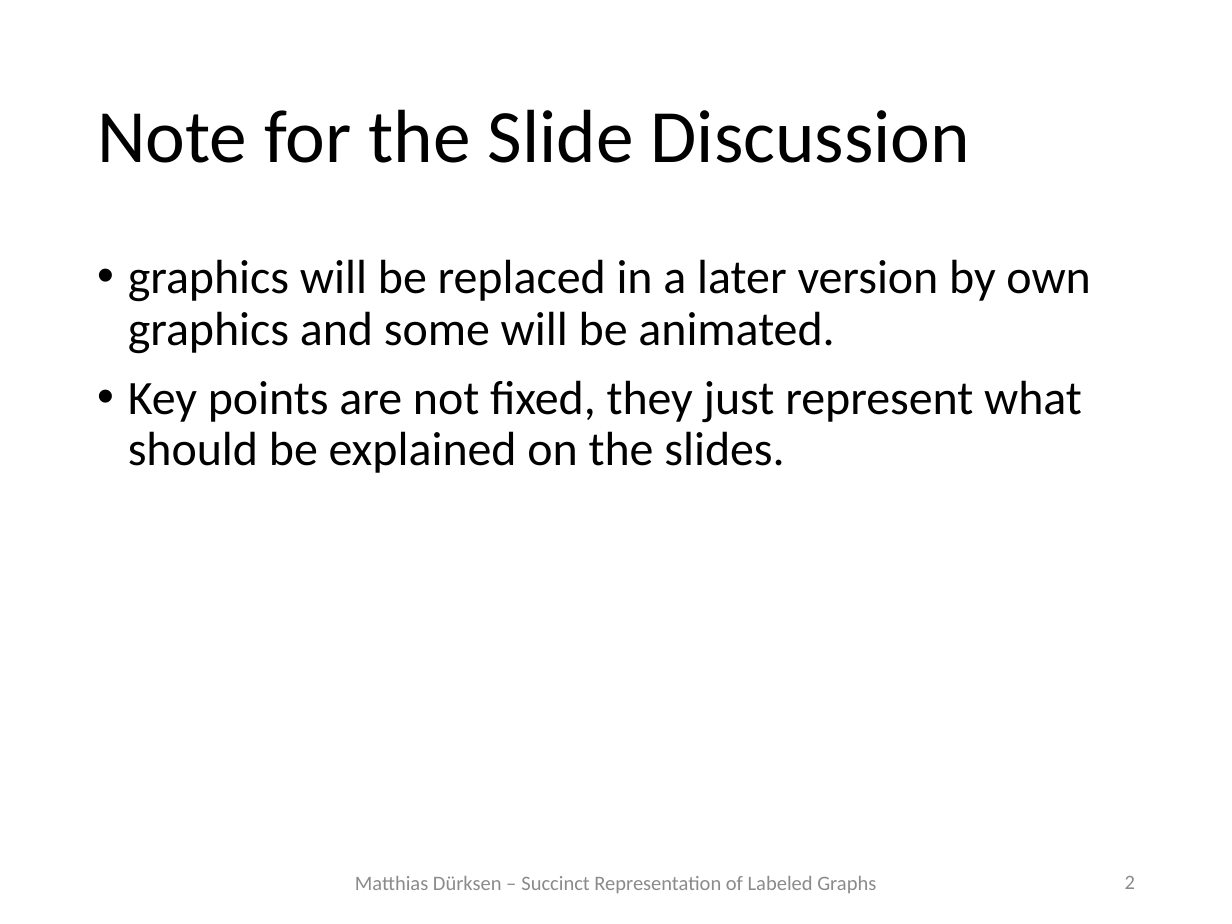
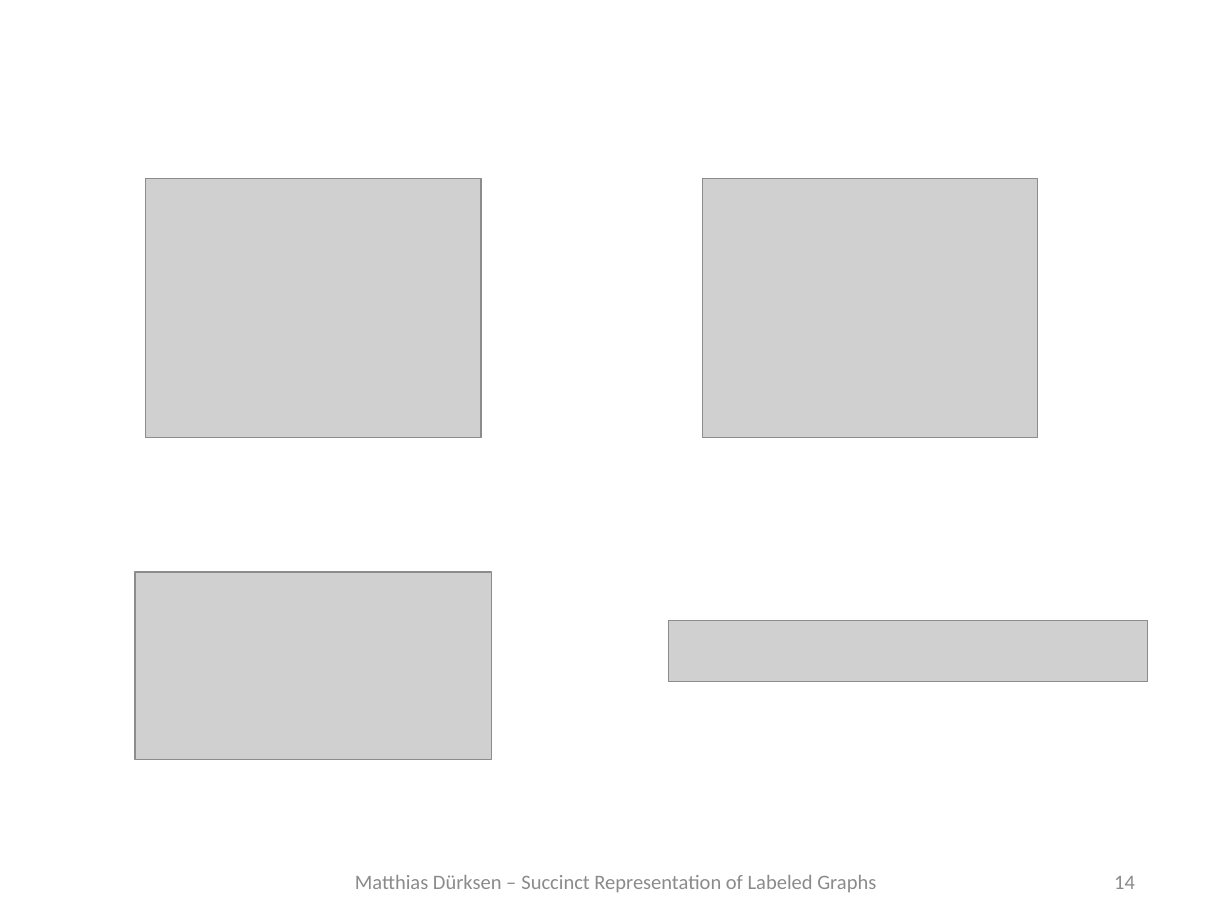
Before and after one commit to MatthiasDuerksen/Seminar_AlgCompressedGraphs, a slide deck: slide 14 of Talk/secondVersion/Talk_Duerksen_v2.pptx (slide 2 before the commit). Drawn at 1232x924 pixels with LibreOffice and Linux fonts; fonts in the diff are those of the drawing; grey boxes stand for pictures. Boxes give left, top, right and bottom in pixels: in the first picture for what was removed or moved away, otherwise in the second. Text is boxed around its words. In the diff, an @@ line names an element or a change of style, - is before the commit and + after.

```diff
--- a/Talk/secondVersion/Talk_Duerksen_v2.pptx
+++ b/Talk/secondVersion/Talk_Duerksen_v2.pptx
@@ title removed at bbox=[97, 109, 971, 163] @@
-Note for the Slide Discussion
@@ picture added at bbox=[145, 179, 480, 439] @@
@@ picture added at bbox=[702, 179, 1037, 439] @@
@@ text removed at bbox=[128, 259, 1090, 473] @@
-• graphics will be replaced in a later version by own graphics and some will be animated.
-• Key points are not fixed, they just represent what should be explained on the slides.
@@ picture added at bbox=[136, 572, 492, 759] @@
@@ picture added at bbox=[669, 621, 1148, 683] @@
@@ page number at bbox=[1114, 876, 1135, 889]: text changed @@
-2
+14
```
Also in this commit, not shown: 13 other slides changed, 3 slides added, 34 other files.
